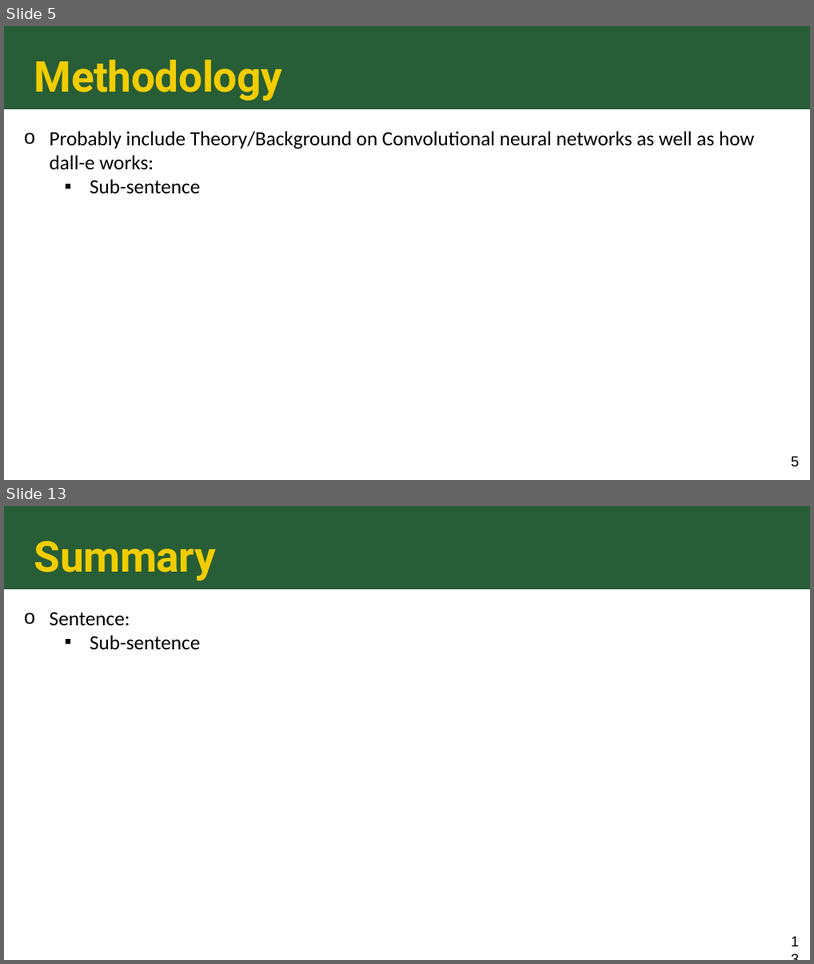
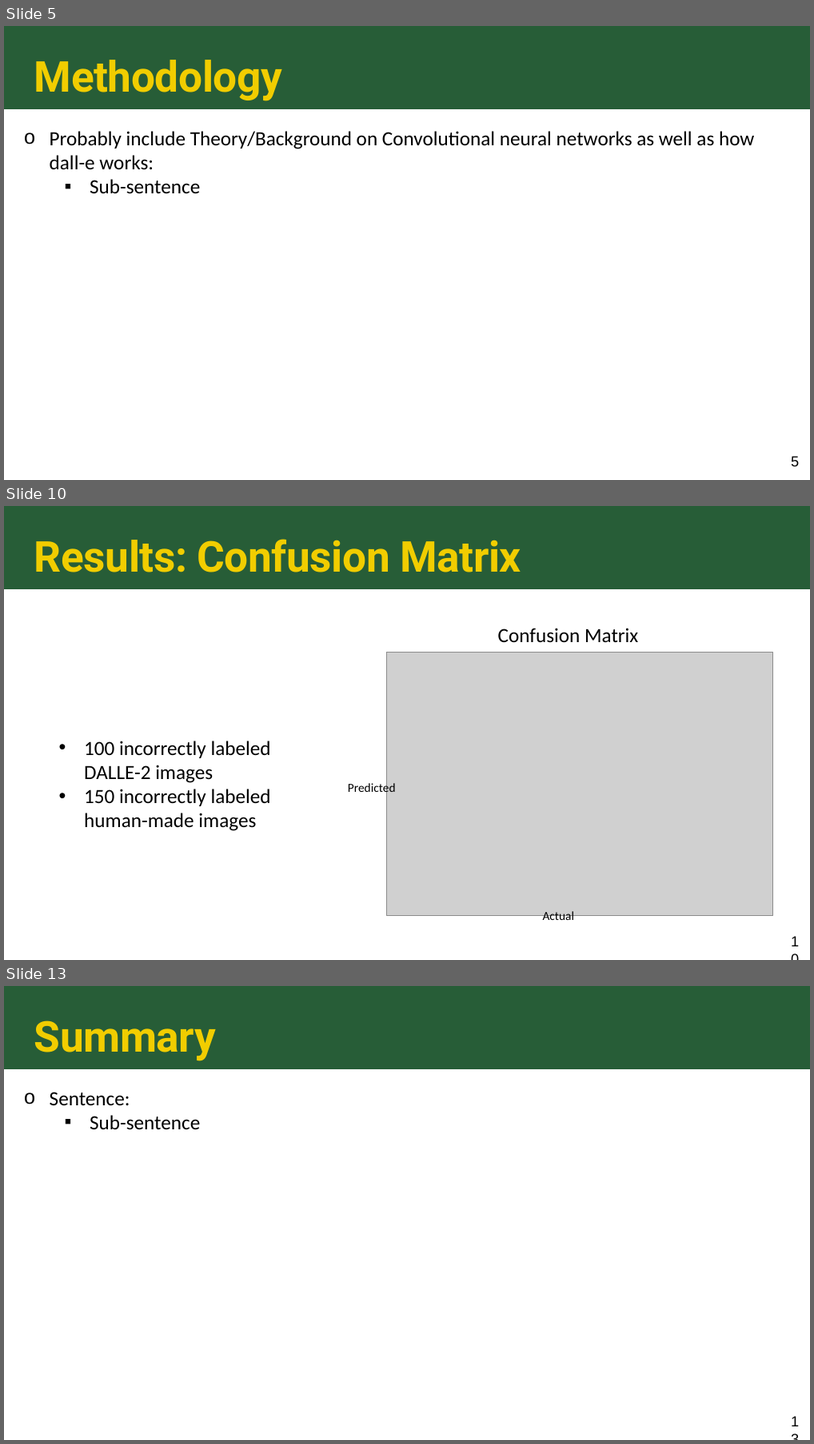
Before and after one commit to riskiha/DALL-E-Classifier, a slide deck: STAT 541 - Clusterfunc - Final Project Slides.pptx. Shown one above the other, each under a label of ours: slides 5 and 13 before the commit, slides 5, 10 and 13 after it; the slides between them are not shown. The pictures are 814x964 and 814x1444 pixels, drawn with LibreOffice and Linux fonts; fonts in the diff are those of the drawing; grey boxes stand for pictures. Boxes give left, top, right and bottom in pixels: in the first picture for what was removed or moved away, otherwise in the second. Text is boxed around its words. In the diff, an @@ line names an element or a change of style, - is before the commit and + after.

Commit message:
Uploading Colby's contributions to results section

```diff
--- a/STAT 541 - Clusterfunc - Final Project Slides.pptx
+++ b/STAT 541 - Clusterfunc - Final Project Slides.pptx
@@ slide 10 added at box(4, 506, 810, 960), background #FFFFFF; not listed: 1 template element that a slide beside it also shows @@
@@ title added at box(34, 539, 522, 572), 38 pt, text #F1CD00, bold @@
+Results: Confusion Matrix
@@ text added at box(498, 628, 638, 643), 18 pt, text #000000 @@
+Confusion Matrix
@@ picture added at box(387, 652, 774, 915) @@
@@ text added at box(84, 740, 271, 831), 18 pt, text #000000 @@
+• 100 incorrectly labeled DALLE-2 images
+• 150 incorrectly labeled human-made images
@@ text added at box(348, 781, 396, 796), 11 pt, text #000000 @@
+Predicted
@@ text added at box(543, 911, 575, 924), 11 pt, text #000000 @@
+Actual
@@ page number added at box(788, 932, 802, 951), 13 pt, text #000000 @@
+10
```
Also in this commit, not shown: 3 slides changed, 3 other slides added, 4 slides removed.
